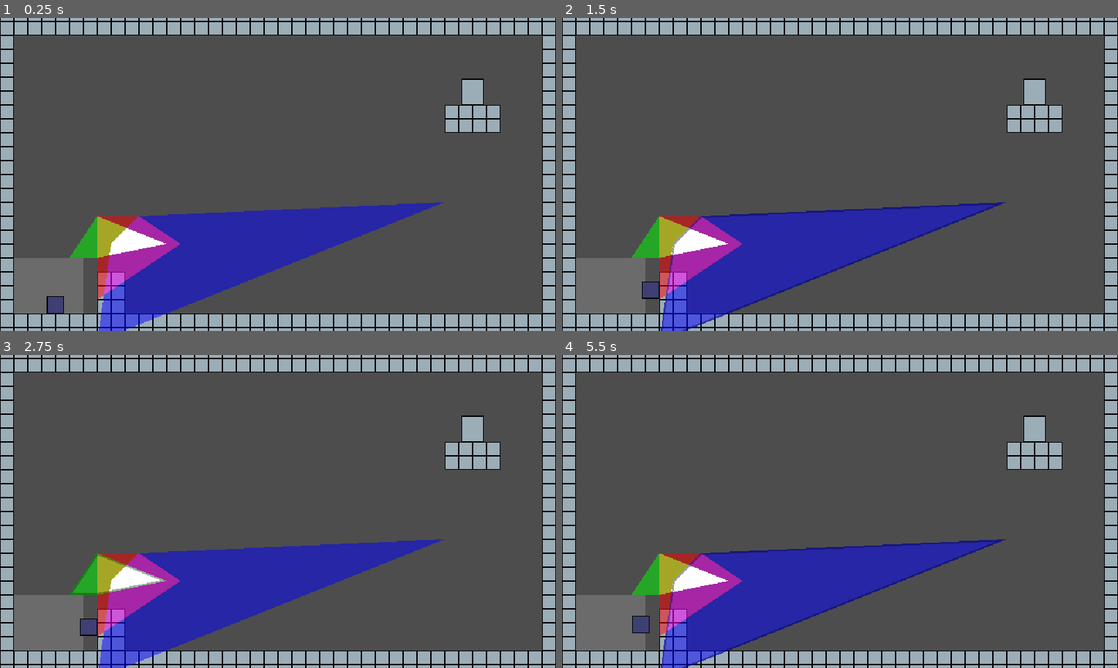
Above: before the commit, frames 1-4 (two rows, left to right).
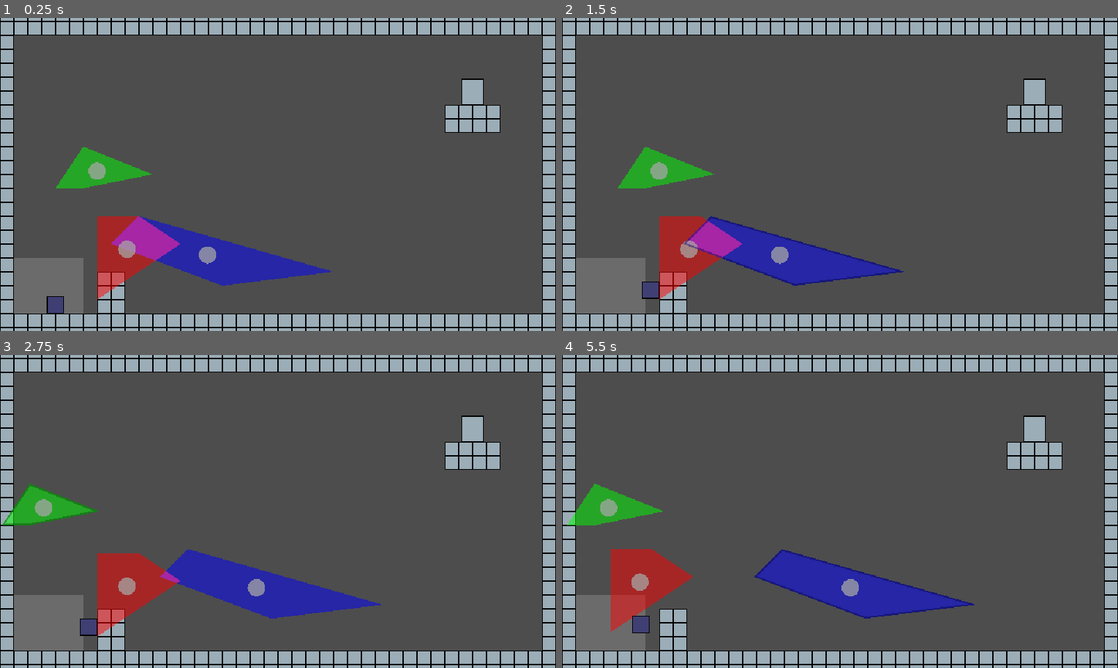
Above: after the commit, the same moments.

Repository: robotmaster/game-off-2026
Game: Godot game, scene res://scenes/rooms/test_room.tscn
Same seed, same stepped clock (60 frames per second), same inputs: the game is played once before the commit and once after it.
Inputs:
- Up to frame 1 (0.25 s): no input
- Up to frame 2 (1.5 s): tap Enter at 0.5 s; hold Right (right) from 0.53 s (still down); tap X (switch_edit) at 0.6 s; tap Up (up) at 0.77 s; tap Space at 1.25 s; tap Z (toggle_play) at 1.35 s
- Up to frame 3 (2.75 s): tap Up (up) at 1.52 s; release Right (right) at 2.03 s; hold Left (left) from 2.03 s (still down); tap X (switch_edit) at 2.1 s
- Up to frame 4 (5.5 s): release Left (left) at 2.78 s; hold Right (right) 2.78-4.28 s; tap Z (toggle_play) at 2.85, 4.35 s; tap Up (up) at 3.02, 3.77, 4.52 s; tap Enter at 3.5 s; tap X (switch_edit) at 3.6, 5.1 s; tap Space at 4.25 s; hold Left (left) 4.28-5.03 s; hold Right (right) from 5.03 s (still down)

The runs differ from the first frame. In frame 1, 11% of the frame differs, in the area x 10-80%, y 41-100%; in frame 2, 11%; in frame 3, 12%; in frame 4, 15%, in the area x 0-80%, y 41-100%.
Error before the commit: Parse Error: Expected loop variable name after "for". (res://scripts/polygon_parent.gd:15)

Commit message:
finished centroid calculations

Diff:
--- a/game-off-2026/polygon_tools.gd
+++ b/game-off-2026/polygon_tools.gd
@@ -80,11 +80,13 @@
 	var divide_sum := 0.0
 	for polygon in polygons:
 		var indices := Geometry2D.triangulate_polygon(polygon)
-		for index in range(0, indices, 3):
-			var a := polygon[index]
-			var b := polygon[index + 1]
-			var c := polygon[index + 2]
-
+		for index in range(0, len(indices), 3):
+			var a := polygon[indices[index]]
+			var b := polygon[indices[index + 1]]
+			var c := polygon[indices[index + 2]]
+			var area := 0.5 * absf(a.x * (b.y - c.y) + b.x * (c.y - a.y) + c.x * (a.y - b.y))
+			sum += (a+b+c) / 3 * area
+			divide_sum += area
 
 	if divide_sum == 0:
 		return Vector2()
--- a/game-off-2026/scenes/rooms/room3.tscn
+++ b/game-off-2026/scenes/rooms/room3.tscn
@@ -10,34 +10,19 @@
 [node name="Polygon2D" type="Polygon2D" parent="SpecialElements/PolygonMoveArea/Visuals" parent_id_path=PackedInt32Array(1923202154) index="0" unique_id=494434493]
 polygon = PackedVector2Array(-256, 160, -256, 96, -304, 96, -304, 160)
 
-[node name="Red" parent="MainPolygons/PolygonCanvas" parent_id_path=PackedInt32Array(1378756590) index="0" unique_id=349891011]
-moving_allowed = null
-rotating_allowed = null
-scaling_allowed = null
-
-[node name="Polygon2D" type="Polygon2D" parent="MainPolygons/PolygonCanvas/Red" index="0" unique_id=1621396020]
+[node name="Polygon2D" type="Polygon2D" parent="MainPolygons/PolygonCanvas/Red" parent_id_path=PackedInt32Array(349891011) index="0" unique_id=1621396020]
 use_parent_material = true
 position = Vector2(0, -48)
 color = Color(1, 0, 0, 1)
 polygon = PackedVector2Array(192, -48, 192, -16, -240, 176, -240, 144)
 
-[node name="Blue" parent="MainPolygons/PolygonCanvas" parent_id_path=PackedInt32Array(1378756590) index="1" unique_id=1709256072]
-moving_allowed = null
-rotating_allowed = null
-scaling_allowed = null
-
-[node name="Polygon2D" type="Polygon2D" parent="MainPolygons/PolygonCanvas/Blue" index="0" unique_id=1219641244]
+[node name="Polygon2D" type="Polygon2D" parent="MainPolygons/PolygonCanvas/Blue" parent_id_path=PackedInt32Array(1709256072) index="0" unique_id=1219641244]
 use_parent_material = true
 position = Vector2(0, -48)
 color = Color(0, 0, 1, 1)
 polygon = PackedVector2Array(192, 0, 192, 32, -240, 224, -240, 192)
 
-[node name="Green" parent="MainPolygons/PolygonCanvas" parent_id_path=PackedInt32Array(1378756590) index="2" unique_id=737133991]
-moving_allowed = null
-rotating_allowed = null
-scaling_allowed = null
-
-[node name="Polygon2D" type="Polygon2D" parent="MainPolygons/PolygonCanvas/Green" index="0" unique_id=1848403671]
+[node name="Polygon2D" type="Polygon2D" parent="MainPolygons/PolygonCanvas/Green" parent_id_path=PackedInt32Array(737133991) index="0" unique_id=1848403671]
 use_parent_material = true
 position = Vector2(0, -48)
 scale = Vector2(1, 1.0769231)
--- a/game-off-2026/scenes/rooms/test_room.tscn
+++ b/game-off-2026/scenes/rooms/test_room.tscn
@@ -18,10 +18,11 @@
 [node name="Polygon2D" type="Polygon2D" parent="MainPolygons/PolygonCanvas/Blue" parent_id_path=PackedInt32Array(1709256072) index="0" unique_id=1219641244]
 use_parent_material = true
 color = Color(0, 0, 1, 1)
-polygon = PackedVector2Array(-160, 48, 192, 32, -208, 192, -192, 80)
+polygon = PackedVector2Array(-160, 48, 64, 112, -64, 128, -192, 80)
 
 [node name="Polygon2D" type="Polygon2D" parent="MainPolygons/PolygonCanvas/Green" parent_id_path=PackedInt32Array(737133991) index="0" unique_id=1848403671]
 use_parent_material = true
+position = Vector2(-16, -80)
 color = Color(0, 1, 0, 1)
 polygon = PackedVector2Array(-128, 80, -208, 48, -240, 96, -208, 96)
 
--- a/game-off-2026/scripts/polygon_parent.gd
+++ b/game-off-2026/scripts/polygon_parent.gd
@@ -12,6 +12,18 @@
 		_move_polygon(delta)
 
 func _move_polygon(delta: float) -> void:
-	for
-	print(PolygonTools.get_polygon_centroid())
+
 	global_position += Input.get_vector("left", "right", "up", "down") * delta * POLYGON_MOVE_SPEED
+
+func _process(delta: float) -> void:
+	if self == Room.get_current_polygon_editing():
+		queue_redraw()
+
+func _draw() -> void:
+	var all_children_polygons : Array[PackedVector2Array]= []
+	for polygon in Room.get_children_polygons(self):
+		all_children_polygons.append(polygon.global_transform * polygon.polygon)
+
+	var centroid := PolygonTools.get_polygon_centroid(all_children_polygons)
+
+	draw_circle(global_transform.affine_inverse() * centroid, 10, Color.GRAY)
--- a/game-off-2026/scripts/room.gd
+++ b/game-off-2026/scripts/room.gd
@@ -10,46 +10,28 @@
 
 @export var intersection_static_body : StaticBody2D
 
-var _color_1_polygons : Array[Polygon2D]
-var _color_2_polygons : Array[Polygon2D]
-var _color_3_polygons : Array[Polygon2D]
-
 var polygon_editing := 1
 var is_editing := false
 
 func _ready() -> void:
-	_get_children_polygons()
 
-	for polygon_2d : Polygon2D in _color_1_polygons:
+	for polygon_2d : Polygon2D in get_children_polygons(color_1_parent):
 		var polygon_global := polygon_2d.global_transform * polygon_2d.polygon
 		polygon_2d.polygon = polygon_global
 		polygon_2d.global_transform = Transform2D()
 
-	for polygon_2d : Polygon2D in _color_2_polygons:
+	for polygon_2d : Polygon2D in get_children_polygons(color_2_parent):
 		var polygon_global := polygon_2d.global_transform * polygon_2d.polygon
 		polygon_2d.polygon = polygon_global
 		polygon_2d.global_transform = Transform2D()
 
-	for polygon_2d : Polygon2D in _color_3_polygons:
+	for polygon_2d : Polygon2D in get_children_polygons(color_3_parent):
 		var polygon_global := polygon_2d.global_transform * polygon_2d.polygon
 		polygon_2d.polygon = polygon_global
 		polygon_2d.global_transform = Transform2D()
 
 	intersection_static_body.global_transform = Transform2D()
 	intersection_static_body.global_transform = Transform2D()
-
-func _get_children_polygons() -> void:
-	for child in color_1_parent.get_children():
-		assert(child is Polygon2D, "Child is not polygon2D")
-		_color_1_polygons.append(child)
-
-	for child in color_2_parent.get_children():
-		assert(child is Polygon2D, "Child is not polygon2D")
-		_color_2_polygons.append(child)
-
-	for child in color_3_parent.get_children():
-		assert(child is Polygon2D, "Child is not polygon2D")
-		_color_3_polygons.append(child)
 
 
 func _physics_process(_delta: float) -> void:
@@ -83,9 +65,9 @@
 func _get_overlap_in_polygons() -> Array[PackedVector2Array]:
 	var overlap : Array[PackedVector2Array] = []
 
-	for polygon_1 in _color_1_polygons:
-		for polygon_2 in _color_2_polygons:
-			for polygon_3 in _color_3_polygons:
+	for polygon_1 in get_children_polygons(color_1_parent):
+		for polygon_2 in get_children_polygons(color_2_parent):
+			for polygon_3 in get_children_polygons(color_3_parent):
 				var global_polygon_1 := polygon_1.global_transform * polygon_1.polygon
 				var global_polygon_2 := polygon_2.global_transform * polygon_2.polygon
 				var global_polygon_3 := polygon_3.global_transform * polygon_3.polygon
@@ -99,6 +81,14 @@
 	return overlap
 
 
+
+func get_children_polygons(parent: Node2D) -> Array[Polygon2D]:
+	var children := []
+
+	for child in parent.get_children():
+		assert(child is Polygon2D, "Child is not polygon2D")
+		children.append(child)
+	return children
 
 
 func get_current_polygon_editing() -> Node2D:
